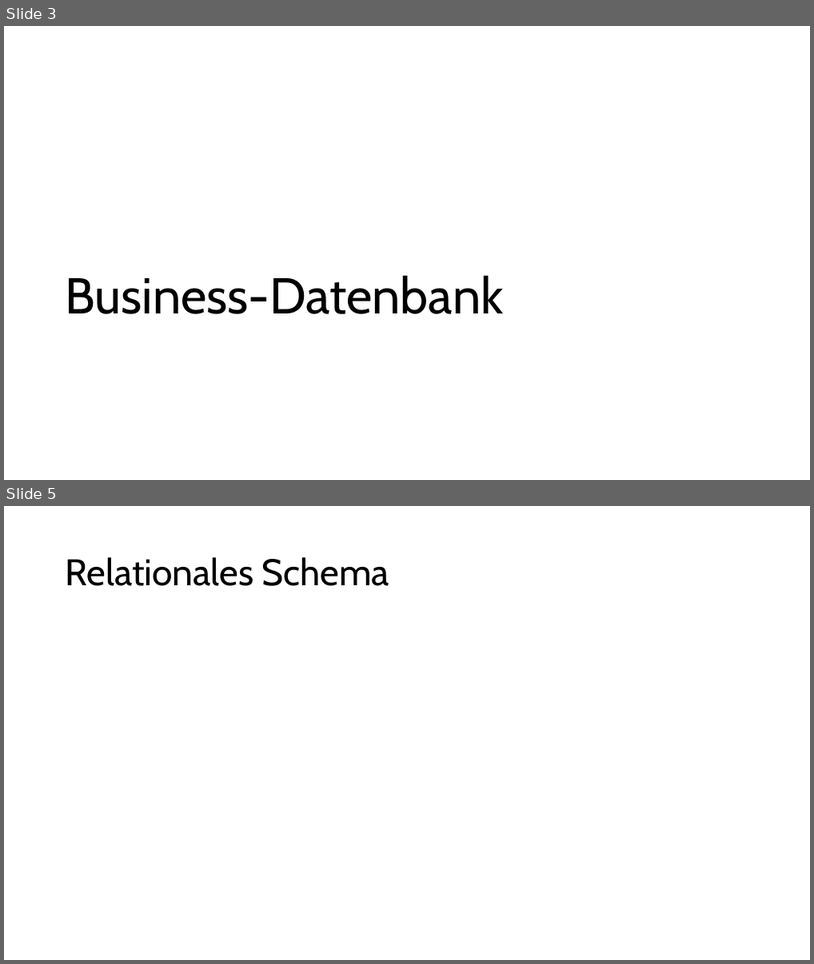
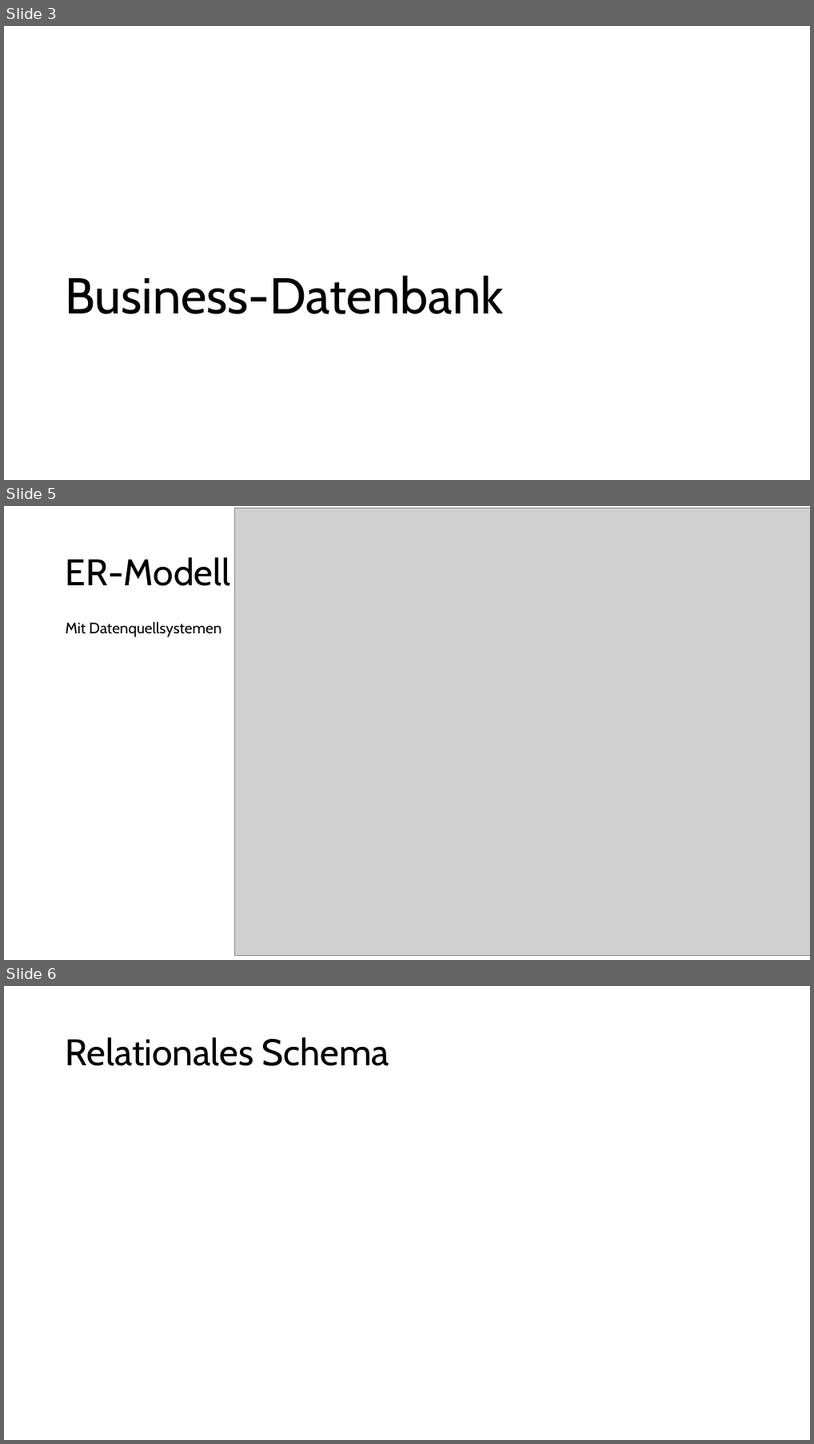
Before and after one commit to Thoerchen/BackZeit, a slide deck: Präsentation/Präsentation.pptx. Shown one above the other, each under a label of ours: slides 3 and 5 before the commit, slides 3, 5 and 6 after it; the slides between them are not shown. The pictures are 814x964 and 814x1444 pixels, drawn with LibreOffice and Linux fonts; fonts in the diff are those of the drawing; grey boxes stand for pictures. Boxes give left, top, right and bottom in pixels: in the first picture for what was removed or moved away, otherwise in the second. Text is boxed around its words. In the diff, an @@ line names an element or a change of style, - is before the commit and + after.

```diff
--- a/Präsentation/Präsentation.pptx
+++ b/Präsentation/Präsentation.pptx
@@ slide 5 added at (x1=4, y1=506, x2=810, y2=960), background #FFFFFF @@
@@ picture added at (x1=235, y1=508, x2=810, y2=956) @@
@@ title added at (x1=66, y1=557, x2=231, y2=586), 44 pt, text #000000 @@
+ER-Modell
@@ text added at (x1=66, y1=621, x2=222, y2=637), 18 pt, text #000000 @@
+Mit Datenquellsystemen
@@ what was slide 5 is now slide 6 @@
```
Also in this commit, not shown: 4 other files.
